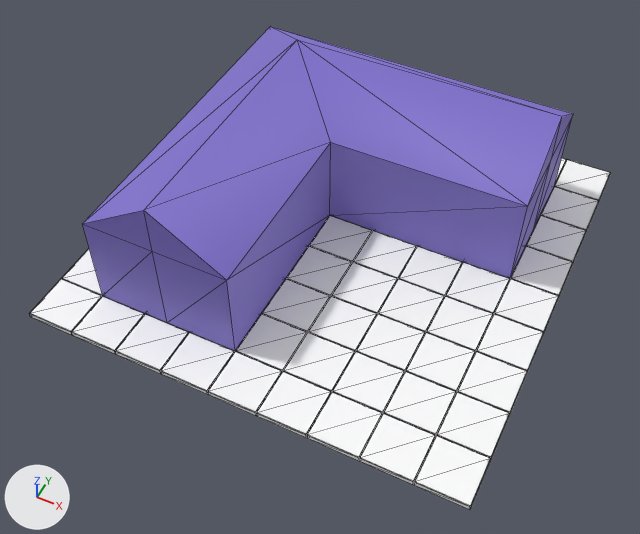
The glTF model repository/age-of/data/models/XG_Village-School.glb: old version first, new version second.
The view is the same before and after, from a 50 mm camera at (70.31, -3.6, 14.91) aimed at (65.14, 6.74, 1.98). Lighting does not change. The marker at lower left points along +X, +Y and +Z. Mesh edges are drawn as thin lines. Where no turn or scale is listed for an object, it has been applied to the vertices. Vertices at the same position are counted once.

Objects in the first picture: '1m_base_block_2078', '1m_base_block_2079', '1m_base_block_2089', '1m_base_block_2108', '1m_base_block_2110', '1m_base_block_2111', '1m_base_block_2112', '1m_base_block_2113', '1m_base_block_2114', '1m_base_block_2116', '1m_base_block_2119', 'building_7m_3m_g_shape_007'.
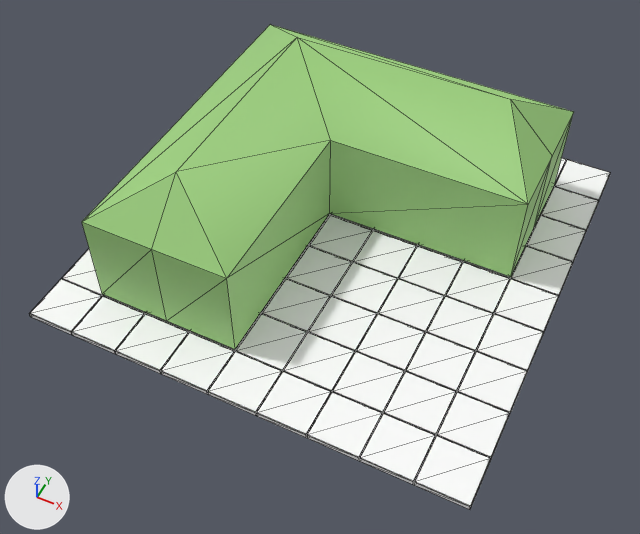
The newer file is also turned or shifted as a whole; pictures and numbers use the older file's frame.

Location of each change, (x1, y1, x2, y2) in pixels of the pictures (640 x 534 px; the box of a moved part takes in the faces that stretch with it):
'building_7m_3m_g_shape_007', recoloured, reshaped (blue to green): before (82, 26, 573, 351); after (82, 24, 574, 349)
part 1 of me_mesh_298, moved or reshaped: before (273, 27, 573, 206); after (270, 24, 574, 204)
part 2 of me_mesh_298, moved or reshaped: before (82, 40, 331, 280); after (82, 38, 331, 278)

What the commit changed:
Material 'green' (mat_green) is new.
Its base color is (0.348, 0.65, 0.215) (green #9fd380).
Its roughness is 0.553.
me_mesh_298 has 19 vertices, 34 faces and spans x -4.5..2.5, y -5.5..1.5, z 0.0..3.0.
me_mesh_298 is used by ob_building_7m_3m_g_shape_007; location (66.0, 10.0, 1.56).
me_mesh_298 no longer uses material mat_base_2 (blue #8272ce).
me_mesh_298 part 1: the 1 vertex in x 2.5, y 0.0, z 3.0 is moved by (-1.0, 0.0, 0.05).
me_mesh_298 part 2: the 1 vertex in x -3.0, y -5.5, z 3.0 is moved by (0.0, 1.0, 0.05).
me_mesh_298 now uses material mat_green (green #9fd380).
